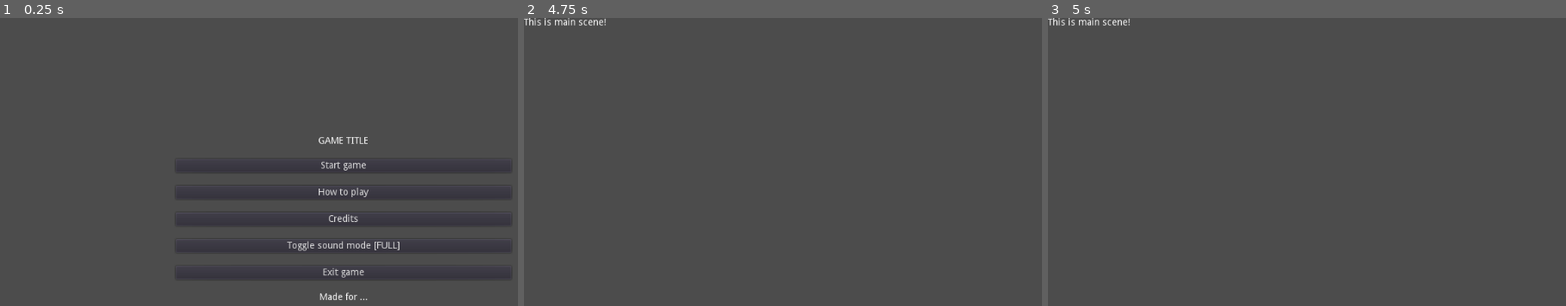
Above: before the commit, frames 1-3 (left to right).
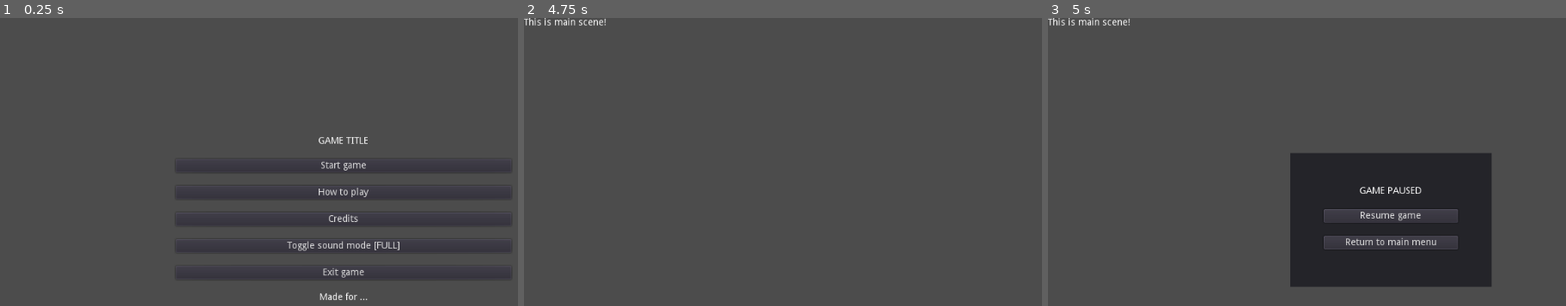
Above: after the commit, the same moments.

Repository: moisesjbc/godot-game-boilerplate
Game: Godot game, scene res://menus/main_menu/main_menu.tscn
Two runs of this game, one before a commit and one after it. Both use one fixed random seed, a clock stepped at 60 frames per second and the inputs below.
Inputs:
- Up to frame 1 (0.25 s): no input
- Up to frame 2 (4.75 s): click "Start game" at 0.5 s; tap Enter at 1.25, 2.75, 4.25 s; tap Space at 2, 3.5 s
- Up to frame 3 (5 s): tap Escape (ui_pause, bound only after the commit) at 4.9 s

Frames 1-2 are identical in both runs. In frame 3, 16% of the frame differs, in the area x 46-86%, y 47-94%.

Commit message:
Added pause menu

Diff:
--- /dev/null
+++ b/godot-project/main/main.gd
@@ -0,0 +1,5 @@
+extends Node2D
+
+func _process(delta):
+	if Input.is_action_pressed("ui_pause"):
+		$pause_menu.pause_game()
--- a/godot-project/main/main.tscn
+++ b/godot-project/main/main.tscn
@@ -1,6 +1,11 @@
-[gd_scene format=2]
+[gd_scene load_steps=3 format=2]
 
-[node name="main" type="Node2D" index="0"]
+[ext_resource path="res://main/main.gd" type="Script" id=1]
+[ext_resource path="res://menus/pause_menu.tscn" type="PackedScene" id=2]
+
+[node name="main" type="Node2D"]
+
+script = ExtResource( 1 )
 
 [node name="dummy_label" type="Label" parent="." index="0"]
 
@@ -20,3 +25,7 @@
 percent_visible = 1.0
 lines_skipped = 0
 max_lines_visible = -1
+
+[node name="pause_menu" parent="." index="1" instance=ExtResource( 2 )]
+
+visible = false
--- /dev/null
+++ b/godot-project/menus/pause_menu.gd
@@ -0,0 +1,17 @@
+extends CenterContainer
+
+
+func pause_game():
+	get_tree().paused = true
+	visible = true
+
+func unpause_game():
+	get_tree().paused = false
+	visible = false
+
+func _on_resume_button_pressed():
+	unpause_game()
+
+func _on_return_button_pressed():
+	unpause_game()
+	get_tree().change_scene("res://menus/main_menu/main_menu.tscn")
--- /dev/null
+++ b/godot-project/menus/pause_menu.tscn
@@ -0,0 +1,154 @@
+[gd_scene load_steps=2 format=2]
+
+[ext_resource path="res://menus/pause_menu.gd" type="Script" id=1]
+
+[node name="pause_menu" type="CenterContainer" index="0"]
+
+pause_mode = 2
+anchor_left = 0.0
+anchor_top = 0.0
+anchor_right = 0.0
+anchor_bottom = 0.0
+margin_top = 1.0
+margin_right = 1022.0
+margin_bottom = 603.0
+rect_pivot_offset = Vector2( 0, 0 )
+rect_clip_content = false
+mouse_filter = 0
+mouse_default_cursor_shape = 0
+size_flags_horizontal = 1
+size_flags_vertical = 1
+use_top_left = false
+script = ExtResource( 1 )
+_sections_unfolded = [ "Pause", "Rect" ]
+
+[node name="panel" type="Panel" parent="." index="0"]
+
+anchor_left = 0.0
+anchor_top = 0.0
+anchor_right = 0.0
+anchor_bottom = 0.0
+margin_left = 361.0
+margin_top = 201.0
+margin_right = 661.0
+margin_bottom = 401.0
+rect_min_size = Vector2( 300, 200 )
+rect_pivot_offset = Vector2( 0, 0 )
+rect_clip_content = false
+mouse_filter = 0
+mouse_default_cursor_shape = 0
+size_flags_horizontal = 1
+size_flags_vertical = 1
+_sections_unfolded = [ "Rect" ]
+
+[node name="margin" type="MarginContainer" parent="panel" index="0"]
+
+anchor_left = 0.0
+anchor_top = 0.0
+anchor_right = 0.0
+anchor_bottom = 0.0
+margin_right = 300.0
+margin_bottom = 201.0
+rect_pivot_offset = Vector2( 0, 0 )
+rect_clip_content = false
+mouse_filter = 0
+mouse_default_cursor_shape = 0
+size_flags_horizontal = 1
+size_flags_vertical = 1
+custom_constants/margin_right = 50
+custom_constants/margin_top = 50
+custom_constants/margin_left = 50
+custom_constants/margin_bottom = 50
+_sections_unfolded = [ "custom_constants" ]
+
+[node name="layout" type="VBoxContainer" parent="panel/margin" index="0"]
+
+anchor_left = 0.0
+anchor_top = 0.0
+anchor_right = 0.0
+anchor_bottom = 0.0
+margin_left = 50.0
+margin_top = 50.0
+margin_right = 250.0
+margin_bottom = 151.0
+rect_pivot_offset = Vector2( 0, 0 )
+rect_clip_content = false
+mouse_filter = 1
+mouse_default_cursor_shape = 0
+size_flags_horizontal = 1
+size_flags_vertical = 1
+custom_constants/separation = 20
+alignment = 0
+_sections_unfolded = [ "custom_constants" ]
+
+[node name="title" type="Label" parent="panel/margin/layout" index="0"]
+
+anchor_left = 0.0
+anchor_top = 0.0
+anchor_right = 0.0
+anchor_bottom = 0.0
+margin_right = 200.0
+margin_bottom = 14.0
+rect_pivot_offset = Vector2( 0, 0 )
+rect_clip_content = false
+mouse_filter = 2
+mouse_default_cursor_shape = 0
+size_flags_horizontal = 1
+size_flags_vertical = 4
+text = "GAME PAUSED"
+align = 1
+percent_visible = 1.0
+lines_skipped = 0
+max_lines_visible = -1
+
+[node name="resume_button" type="Button" parent="panel/margin/layout" index="1"]
+
+anchor_left = 0.0
+anchor_top = 0.0
+anchor_right = 0.0
+anchor_bottom = 0.0
+margin_top = 34.0
+margin_right = 200.0
+margin_bottom = 54.0
+rect_pivot_offset = Vector2( 0, 0 )
+rect_clip_content = false
+focus_mode = 2
+mouse_filter = 0
+mouse_default_cursor_shape = 0
+size_flags_horizontal = 1
+size_flags_vertical = 1
+toggle_mode = false
+enabled_focus_mode = 2
+shortcut = null
+group = null
+text = "Resume game"
+flat = false
+align = 1
+
+[node name="return_button" type="Button" parent="panel/margin/layout" index="2"]
+
+anchor_left = 0.0
+anchor_top = 0.0
+anchor_right = 0.0
+anchor_bottom = 0.0
+margin_top = 74.0
+margin_right = 200.0
+margin_bottom = 94.0
+rect_pivot_offset = Vector2( 0, 0 )
+rect_clip_content = false
+focus_mode = 2
+mouse_filter = 0
+mouse_default_cursor_shape = 0
+size_flags_horizontal = 1
+size_flags_vertical = 1
+toggle_mode = false
+enabled_focus_mode = 2
+shortcut = null
+group = null
+text = "Return to main menu"
+flat = false
+align = 1
+
+[connection signal="pressed" from="panel/margin/layout/resume_button" to="." method="_on_resume_button_pressed"]
+
+[connection signal="pressed" from="panel/margin/layout/return_button" to="." method="_on_return_button_pressed"]
--- a/godot-project/project.godot
+++ b/godot-project/project.godot
@@ -18,6 +18,11 @@
 
 music_system="*res://globals/music_system/music_system.tscn"
 
+[input]
+
+ui_pause=[ Object(InputEventKey,"resource_local_to_scene":false,"resource_name":"","device":0,"alt":false,"shift":false,"control":false,"meta":false,"command":false,"pressed":false,"scancode":16777217,"unicode":0,"echo":false,"script":null)
+ ]
+
 [rendering]
 
 environment/default_environment="res://default_env.tres"
